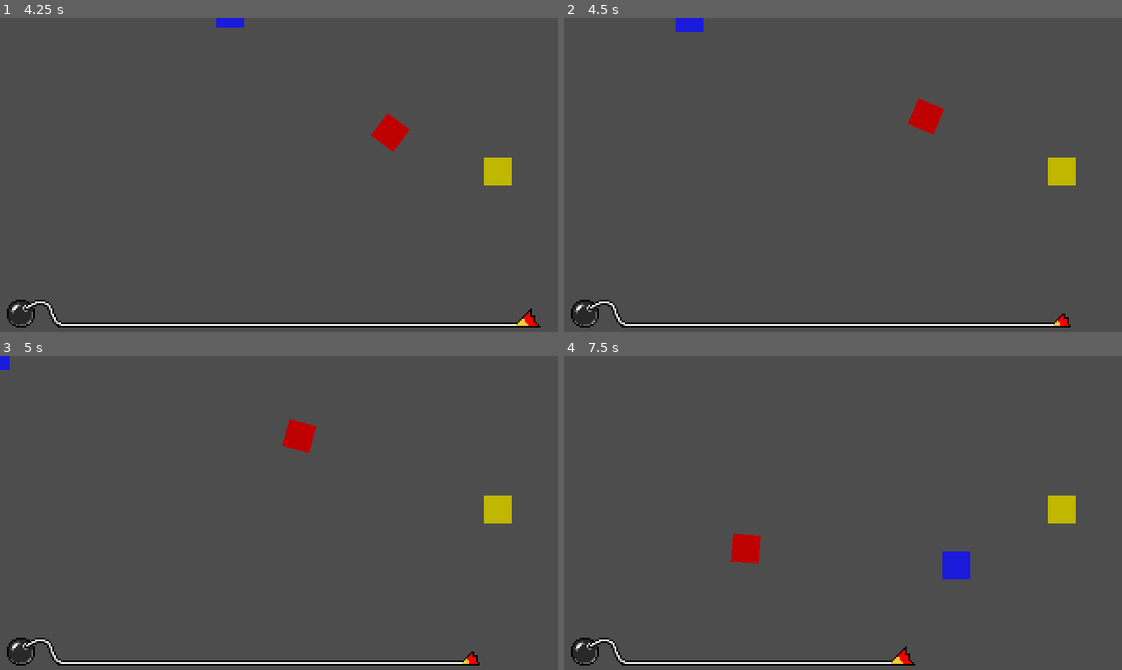
Above: before the commit, frames 1-4 (two rows, left to right).
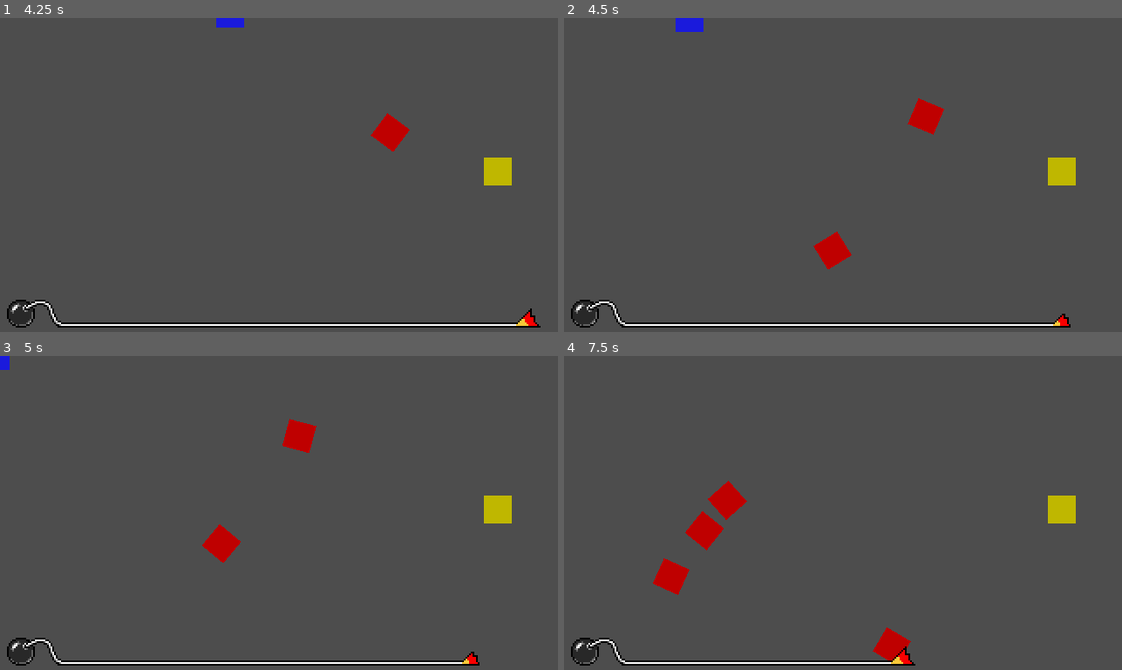
Above: after the commit, the same moments.

Repository: MuizHamzat/MicroGame
Game: Godot game, scene res://scenes/main/main.tscn
The game is run twice, just before and just after one commit, with the same random seed, the same clock (stepped at 60 frames per second) and the same inputs. Sound files missing from this copy of the repository are replaced by a short silence.
Inputs (mouse positions are in pixels of both pictures, inside the frame that each line leads up to):
- Up to frame 1 (4.25 s): click "Start" at 0.5 s; tap Enter (keyboard_action) at 1.25, 2.1, 3.6 s; move the mouse to (401, 159) at 1.27 s; hold D (keyboard_right) 1.28-2.03 s; hold Enter (keyboard_action) 1.28-2.03 s; click (401, 159) at 1.42 s; move the mouse to (167, 190) at 2.02 s; hold S (keyboard_down) 2.03-2.78 s; move the mouse to (334, 105) at 2.77 s; hold D (keyboard_right) 2.78-3.53 s; hold Enter (keyboard_action) 2.78-3.53 s; move the mouse to (251, 237) at 3.52 s; hold W (keyboard_up) from 3.53 s (still down); click (251, 237) at 3.67 s
- Up to frame 2 (4.5 s): move the mouse to (1010, 222) at 4.27 s; release W (keyboard_up) at 4.28 s; hold A (keyboard_left) from 4.28 s (still down); hold Enter (keyboard_action) from 4.28 s (still down)
- Up to frame 3 (5 s): keep holding A (keyboard_left); keep holding Enter (keyboard_action)
- Up to frame 4 (7.5 s): move the mouse to (675, 465) at 5.02 s; release Enter (keyboard_action) at 5.03 s; tap Enter (keyboard_action) at 5.1, 6.6 s; move the mouse to (870, 513) at 5.77 s; release A (keyboard_left) at 5.78 s; hold S (keyboard_down) 5.78-6.53 s; hold Enter (keyboard_action) 5.78-6.53 s; click (870, 513) at 5.92 s; move the mouse to (759, 434) at 6.52 s; hold D (keyboard_right) 6.53-7.28 s; move the mouse to (965, 497) at 7.27 s; hold W (keyboard_up) from 7.28 s (still down); hold Enter (keyboard_action) from 7.28 s (still down)

Frame 1 is identical in both runs. In frame 2, 0.4% of the frame differs, in the area x 44-52%, y 68-80%; in frame 3, 0.4%; in frame 4, 2.6%, in the area x 15-73%, y 39-97%.

Commit message:
Added a basic enemy spawn function in main scene
Still has alot of fixes/improvements to be made to it. We also need to restructure our code to work without relying on variables from globals.gd, as it may mess with other submissions.

Diff:
--- a/MacGDC Microgame Jam 2024 Template/microgames/RideOrDie/scenes/main.tscn
+++ b/MacGDC Microgame Jam 2024 Template/microgames/RideOrDie/scenes/main.tscn
@@ -25,6 +25,9 @@
 [node name="prize" parent="." instance=ExtResource("5_5j4p5")]
 position = Vector2(571, 176)
 
+[node name="SpawnTimer" type="Timer" parent="."]
+
 [connection signal="kill" from="Enemy" to="." method="_on_player_killed"]
 [connection signal="kill" from="GoldEnemy" to="." method="_on_player_killed"]
 [connection signal="collect" from="prize" to="." method="_on_prize_collect"]
+[connection signal="timeout" from="SpawnTimer" to="." method="_on_spawn_timer_timeout"]
--- a/MacGDC Microgame Jam 2024 Template/microgames/RideOrDie/scenes/player.tscn
+++ b/MacGDC Microgame Jam 2024 Template/microgames/RideOrDie/scenes/player.tscn
@@ -20,7 +20,7 @@
 [sub_resource type="CircleShape2D" id="CircleShape2D_dowau"]
 radius = 40.0125
 
-[node name="Player" type="CharacterBody2D"]
+[node name="Player" type="CharacterBody2D" groups=["Player"]]
 position = Vector2(134, 199)
 motion_mode = 1
 script = ExtResource("1_olcur")
--- a/MacGDC Microgame Jam 2024 Template/microgames/RideOrDie/scripts/enemy.gd
+++ b/MacGDC Microgame Jam 2024 Template/microgames/RideOrDie/scripts/enemy.gd
@@ -6,7 +6,7 @@
 signal kill
 
 func _physics_process(delta):
-	if Globals.target_alive:
+	if Globals.target_alive and not Globals.coin_collected:
 		var direction = (target.position-position).normalized()
 		velocity = direction * speed
 		look_at(target.position) #This makes the enemy actually face the player
@@ -20,7 +20,7 @@
 
 
 func _on_kill_zone_body_entered(body):
-	if body.name == "Player":
+	if body.is_in_group("Player"):
 		Globals.target_alive = false
 		body.death()
 		kill.emit()
--- a/MacGDC Microgame Jam 2024 Template/microgames/RideOrDie/scripts/globals.gd
+++ b/MacGDC Microgame Jam 2024 Template/microgames/RideOrDie/scripts/globals.gd
@@ -1,4 +1,5 @@
 extends Node
 
-
+#!!! THIS MIGHT BE VISIBLE FOR ALL GAMES IN THE GAME JAM!!!
 var target_alive = true
+var coin_collected = false
--- a/MacGDC Microgame Jam 2024 Template/microgames/RideOrDie/scripts/main.gd
+++ b/MacGDC Microgame Jam 2024 Template/microgames/RideOrDie/scripts/main.gd
@@ -1,9 +1,14 @@
 extends Microgame
+
+@onready var spawnTimer = $SpawnTimer
+var enemy_scene: PackedScene = preload("res://microgames/RideOrDie/scenes/enemy.tscn")
 
 # Called when the node enters the scene tree for the first time.
 func _ready() -> void:
 	super()
 	Globals.target_alive = true
+	spawnTimer.start()
+
 
 
 func _on_player_killed():
@@ -17,3 +22,15 @@
 	# Play message
 	await get_tree().create_timer(2).timeout
 	finish_game.emit()
+
+
+func _on_spawn_timer_timeout() -> void:
+	if Globals.target_alive:
+		var enemy_instance = enemy_scene.instantiate()
+		add_child(enemy_instance)
+
+		#Set a random position for the spawned enemy
+		enemy_instance.global_position = Vector2(
+			randf() * 640,
+			randf() * 360
+		)
--- a/MacGDC Microgame Jam 2024 Template/microgames/RideOrDie/scripts/prize.gd
+++ b/MacGDC Microgame Jam 2024 Template/microgames/RideOrDie/scripts/prize.gd
@@ -12,8 +12,9 @@
 
 
 func _on_body_entered(body):
-	if body.name == "Player":
+	if body.is_in_group("Player"):
 		collect.emit()
+		Globals.coin_collected = true;
 
 		# Play animation
 
--- a/MacGDC Microgame Jam 2024 Template/project.godot
+++ b/MacGDC Microgame Jam 2024 Template/project.godot
@@ -31,6 +31,11 @@
 [filesystem]
 
 import/blender/enabled=false
+
+[global_group]
+
+Player=""
+Enemies=""
 
 [input]
 
